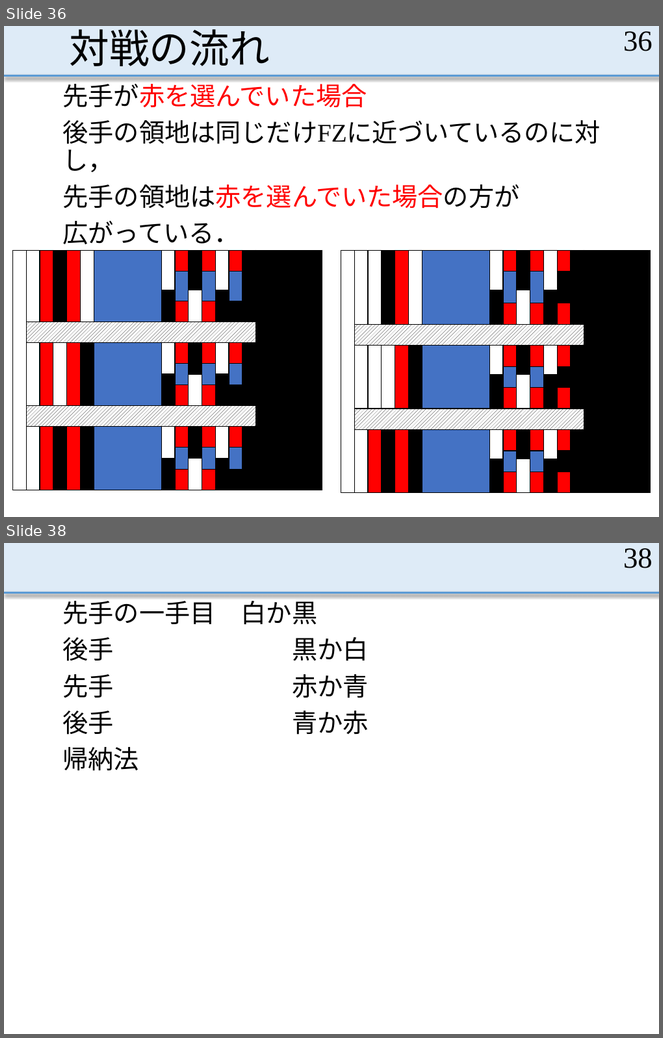
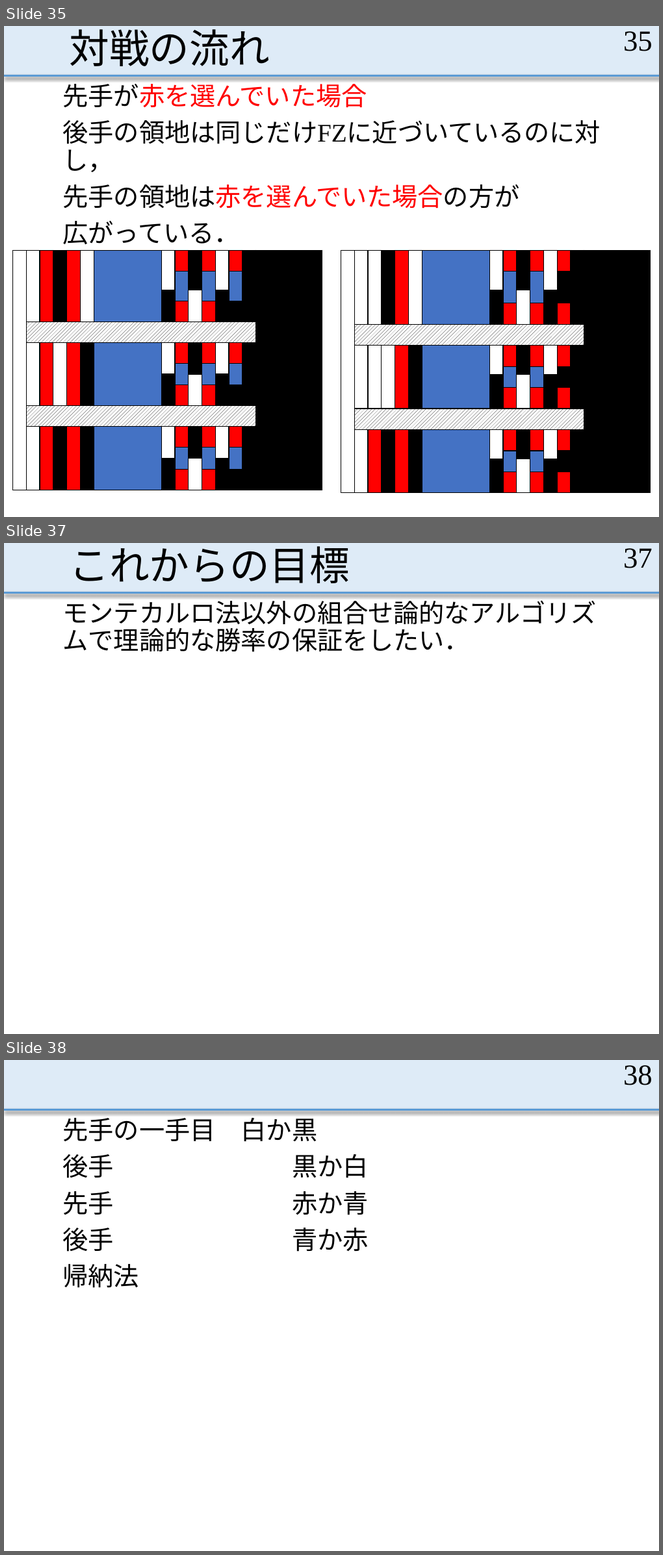
Before and after one commit to MasayaOda/SR, a slide deck: 190513oda.pptx. Shown one above the other, each under a label of ours: slides 36 and 38 before the commit, slides 35, 37 and 38 after it; the slides between them are not shown. The pictures are 663x1038 and 663x1555 pixels, drawn with LibreOffice and Linux fonts; fonts in the diff are those of the drawing. Boxes give left, top, right and bottom in pixels: in the first picture for what was removed or moved away, otherwise in the second. Text is boxed around its words. In the diff, an @@ line names an element or a change of style, - is before the commit and + after.

```diff
--- a/190513oda.pptx
+++ b/190513oda.pptx
@@ slide 37 added at [4, 543, 659, 1034], background #FFFFFF; not listed: 2 template elements that a slide beside it also shows @@
@@ title added at [70, 546, 350, 583], 44 pt, text #000000 @@
+これからの目標
@@ page number added at [623, 548, 653, 568], 32 pt, text #000000 @@
+37
@@ text added at [63, 596, 597, 652], 28 pt, text #000000 @@
+モンテカルロ法以外の組合せ論的なアルゴリズムで理論的な勝率の保証をしたい．
@@ what was slide 36 is now slide 35 @@
@@ page number at [623, 31, 653, 51]: text changed @@
-36
+35
```
Also in this commit, not shown: 5 slides changed, 1 other slide added, 2 slides removed.
